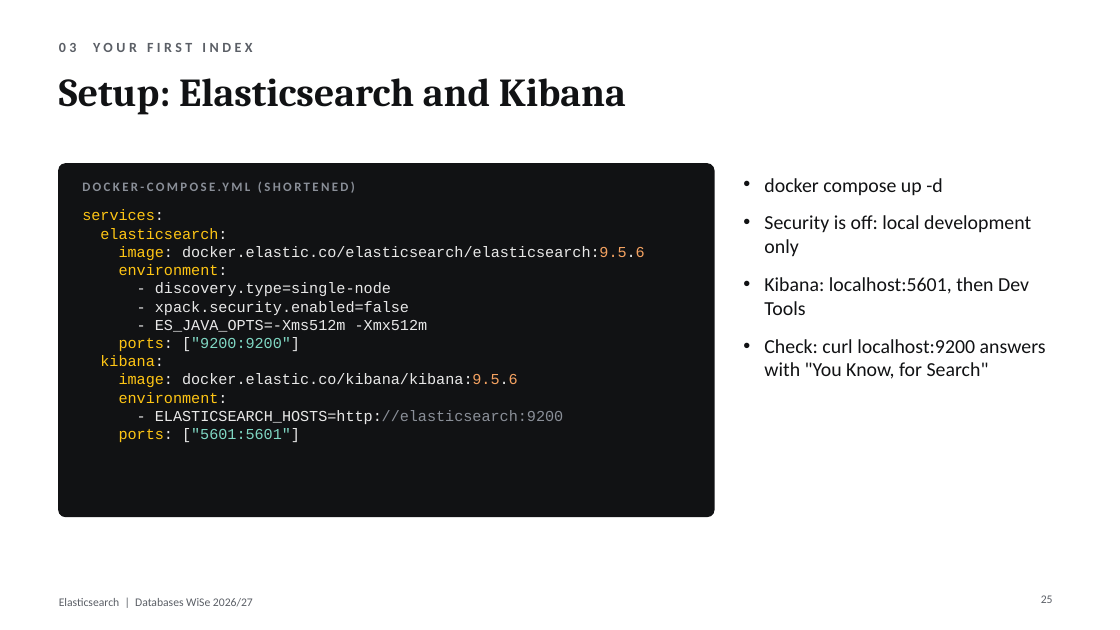
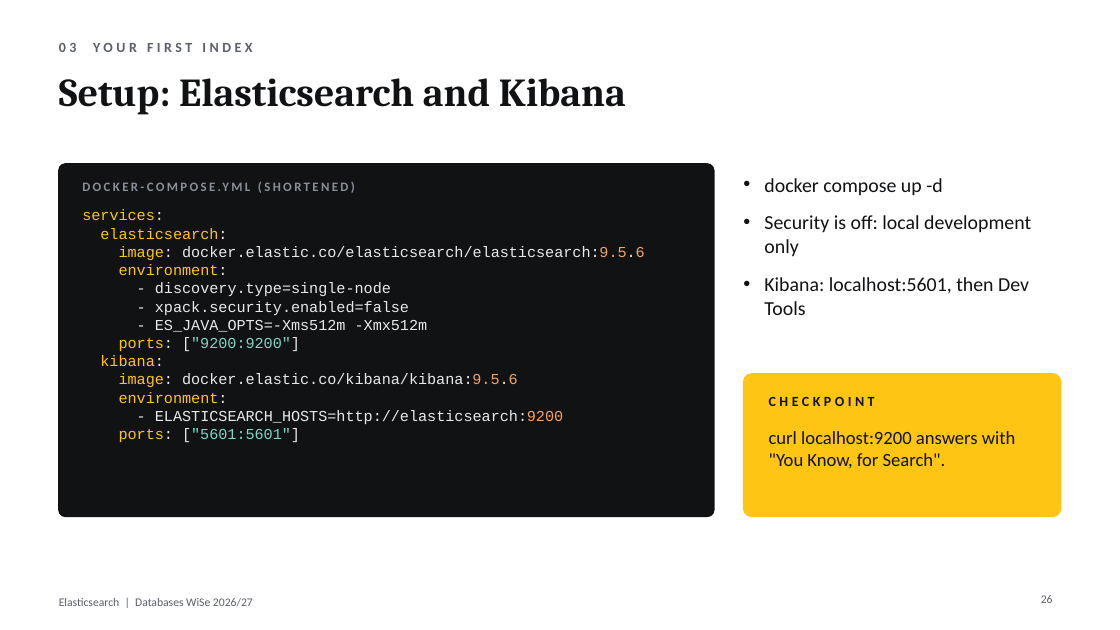
Before and after one commit to rehantariq6000-lab/elasticsearch-seminar, a slide deck: slide 26 of slides/Elasticsearch(RS).pptx (slide 25 before the commit). Drawn at 1120x630 pixels with LibreOffice and Linux fonts; fonts in the diff are those of the drawing. Boxes give left, top, right and bottom in pixels: in the first picture for what was removed or moved away, otherwise in the second. Text is boxed around its words. In the diff, an @@ line names an element or a change of style, - is before the commit and + after.

Commit message:
Update slides (59 slides: get the code, checkpoints, app map, finale, recap) and the presenter guide

```diff
--- a/slides/Elasticsearch(RS).pptx
+++ b/slides/Elasticsearch(RS).pptx
@@ text at [764,339,1046,379]: paragraph removed @@
-• Check: curl localhost:9200 answers with "You Know, for Search"
@@ rounded rectangle added at [744,374,1061,517], fill #FEC514, outline #FEC514 1 pt @@
@@ text at [155,410,563,424]: text colour #8A8F98 to #E8E8E8, text colour #8A8F98 to #F4A261 in "ELASTICSEARCH_HOSTS=http://elasticsearch:9200" @@
@@ text added at [769,397,875,406], 12 pt, text #111214, bold @@
+CHECKPOINT
@@ text added at [769,431,1016,468], 16 pt, text #111214 @@
+curl localhost:9200 answers with "You Know, for Search".
@@ page number at [1041,595,1053,603]: text changed @@
-25
+26
```
Also in this commit, not shown: 5 other slides changed, 5 slides added, 1 slide removed, 1 other file.
